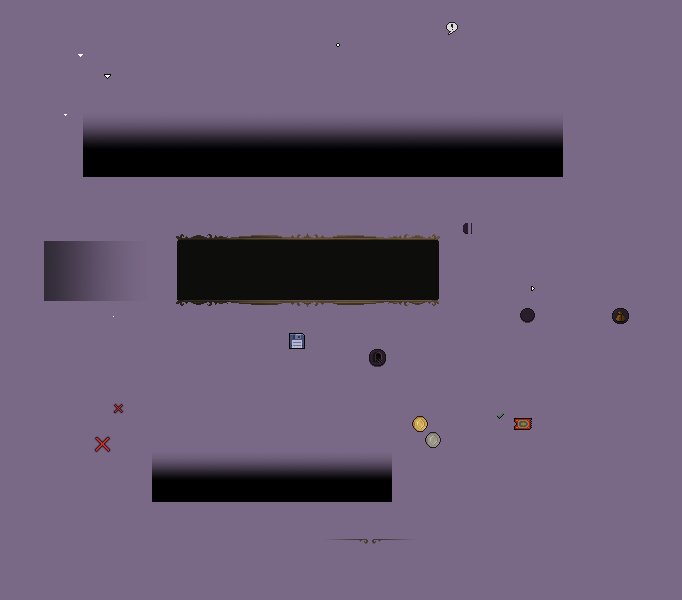
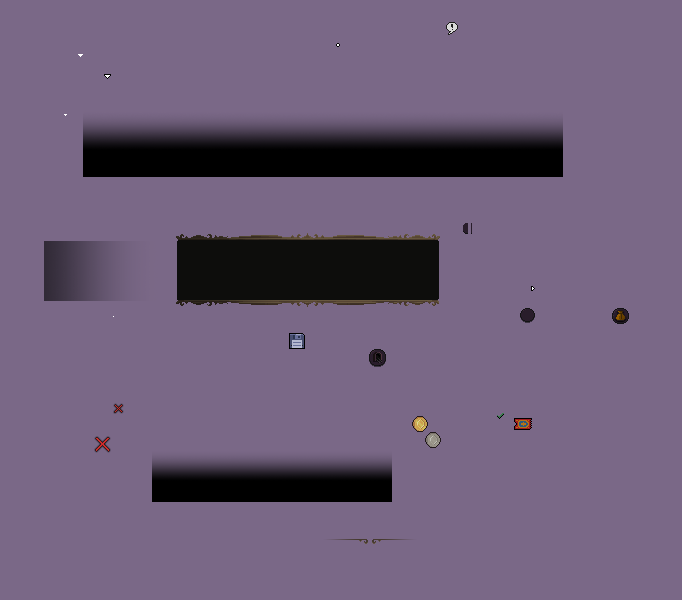
Two versions of the same layered image (682x600). Layer-by-layer changes:
painted on "Icon" over [615, 310, 626, 321]
